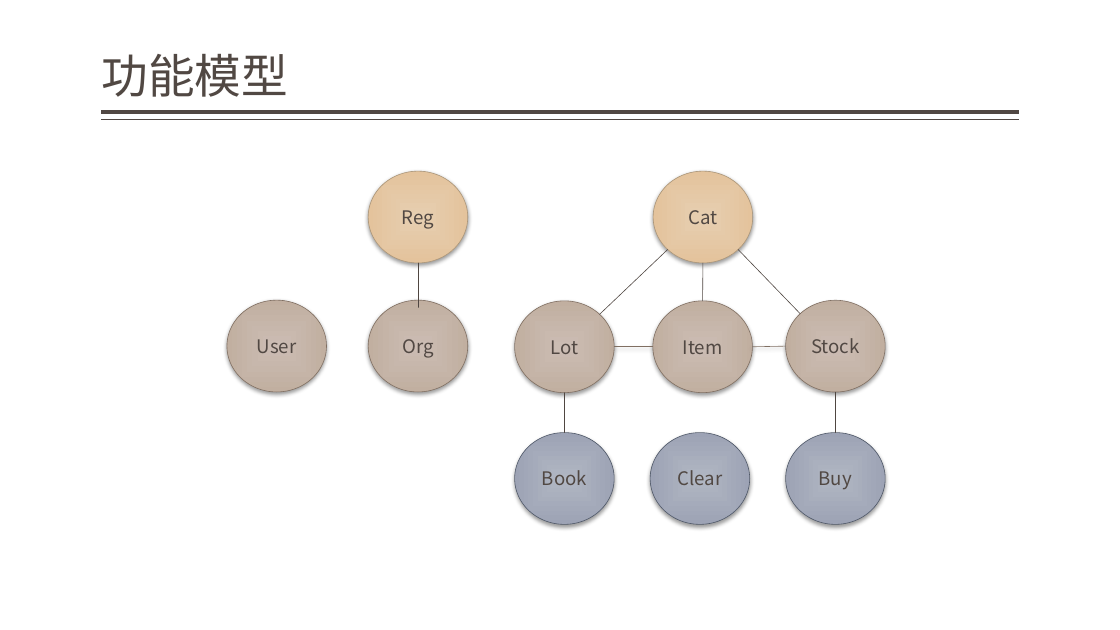
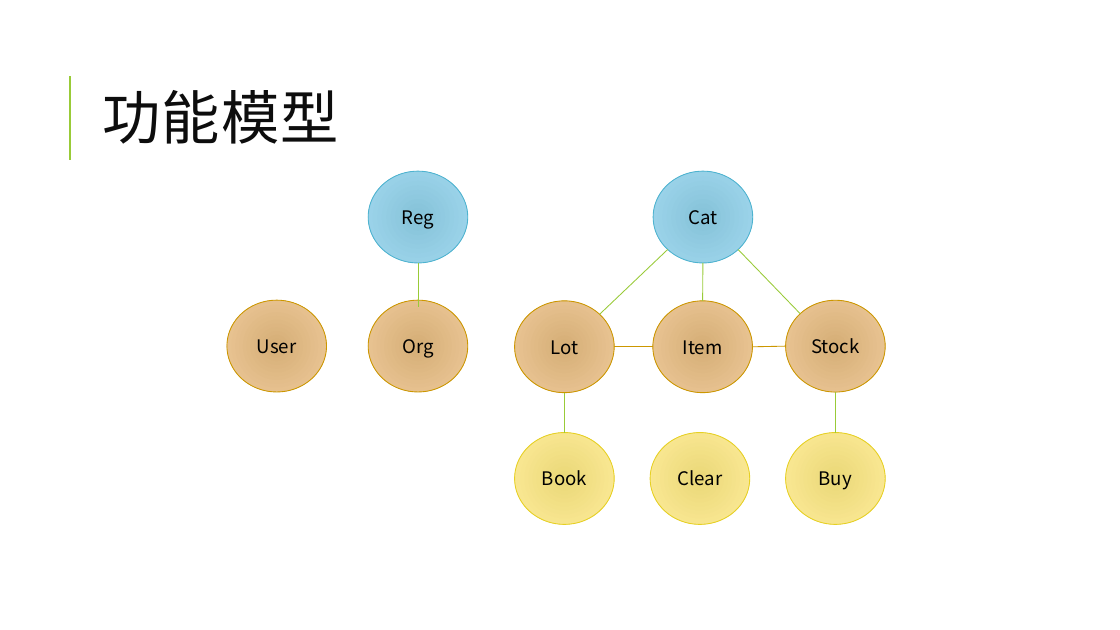
Before and after one commit to jzgi/chainsmart, a slide deck: slide 4 of Docs/品链供销平台.pptx. Drawn at 1120x630 pixels with LibreOffice and Linux fonts; fonts in the diff are those of the drawing. Boxes give left, top, right and bottom in pixels: in the first picture for what was removed or moved away, otherwise in the second. Text is boxed around its words. In the diff, an @@ line names an element or a change of style, - is before the commit and + after.

```diff
--- a/Docs/品链供销平台.pptx
+++ b/Docs/品链供销平台.pptx
@@ title "功能模型": place and size @@
-title "功能模型" at bbox=[101, 54, 288, 97]
+title "功能模型" at bbox=[102, 90, 339, 144]
@@ title "功能模型" at bbox=[102, 90, 339, 144]: size 40 to 50 pt, font Noto Sans CJK SC to Calibri, text colour #514843 to #0D0D0D, letter spacing 0 to 1 pt; line spacing 0.9 to 0.8; vertical alignment bottom to middle @@
@@ line added from (70, 160) to (70, 76), #99CB38 1.5 pt @@
@@ line removed from (1019, 112) to (102, 112) @@
@@ line removed from (1019, 120) to (102, 120) @@
@@ ellipse "Reg" at bbox=[368, 171, 468, 263]: text colour #514843 to #000000; fill gradient #E8CEAF to #E4C49D to gradient #85C3D8 to #A4DAF0; outline #AB977A 0.5 pt to #4EB3CF 0.75 pt; shadow off @@
@@ ellipse "Cat" at bbox=[654, 171, 754, 263]: text colour #514843 to #000000; fill gradient #E8CEAF to #E4C49D to gradient #85C3D8 to #A4DAF0; outline #AB977A 0.5 pt to #4EB3CF 0.75 pt; shadow off @@
@@ line (418, 263) - (418, 308): stroke #504641 0.5 pt to #99CB38 0.75 pt @@
@@ line (668, 250) - (600, 314): stroke #504641 0.5 pt to #99CB38 0.75 pt @@
@@ line (702, 301) - (703, 263): stroke #504641 0.5 pt to #99CB38 0.75 pt @@
@@ line (739, 250) - (801, 313): stroke #504641 0.5 pt to #99CB38 0.75 pt @@
@@ text colour #514843 to #000000; fill gradient #CCBDB3 to #C2AEA1 to gradient #D6AF76 to #F0C99B; outline #806F63 0.5 pt to #CC9700 0.75 pt; shadow off in 5 elements at bbox=[653, 301, 753, 392], bbox=[515, 301, 615, 392], bbox=[786, 300, 886, 392], bbox=[368, 300, 468, 392], bbox=[227, 300, 327, 392] @@
@@ line (614, 347) - (653, 347): stroke #806F63 0.5 pt to #CC9700 0.75 pt @@
@@ line (753, 347) - (786, 346): stroke #806F63 0.5 pt to #CC9700 0.75 pt @@
@@ line (565, 433) - (565, 392): stroke #504641 0.5 pt to #99CB38 0.75 pt @@
@@ line (836, 392) - (836, 433): stroke #504641 0.5 pt to #99CB38 0.75 pt @@
@@ text colour #514843 to #000000; fill gradient #B1B6C2 to #9EA5B5 to gradient #EAD979 to #FFED9C; outline #505868 0.5 pt to #E6D024 0.75 pt; shadow off in 3 elements at bbox=[515, 433, 615, 524], bbox=[786, 433, 886, 524], bbox=[650, 433, 750, 524] @@
```
Also in this commit, not shown: 26 other slides changed, 1 slide added, 32 other files.
